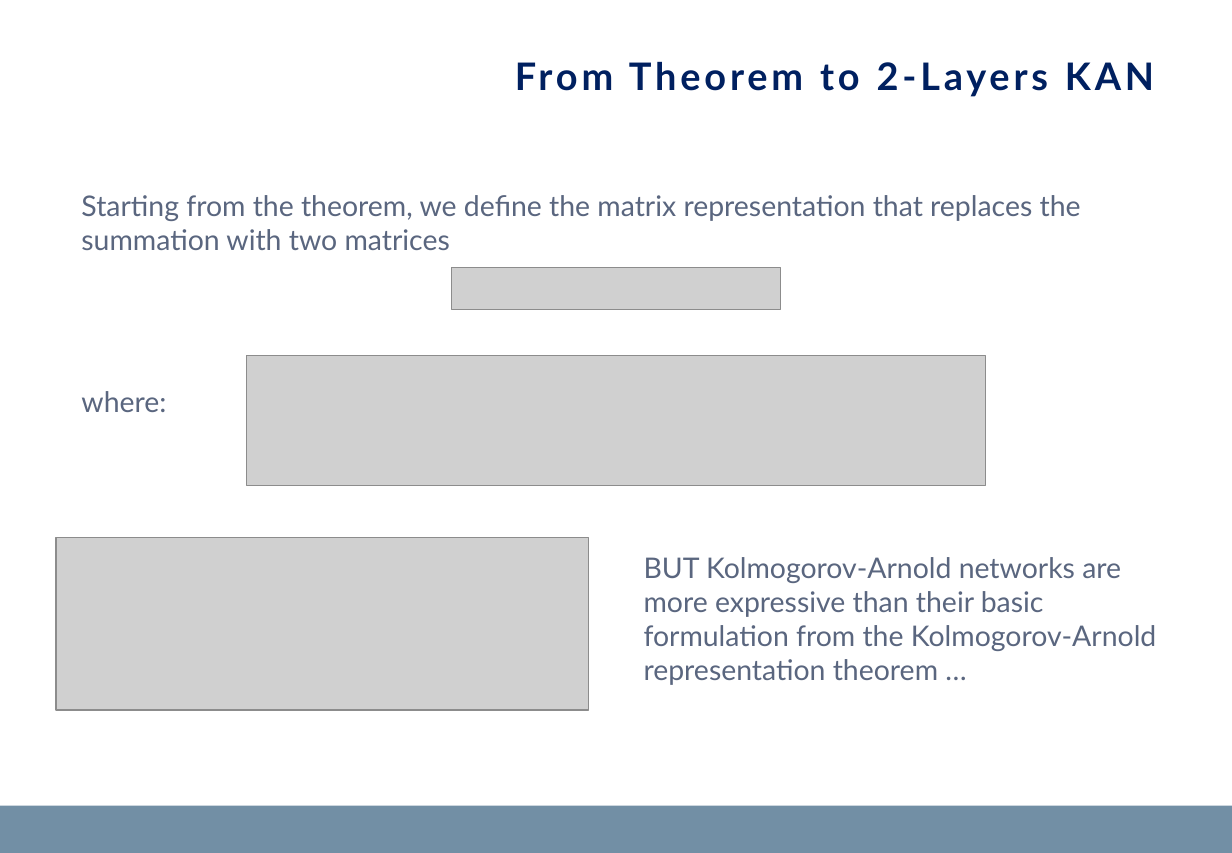
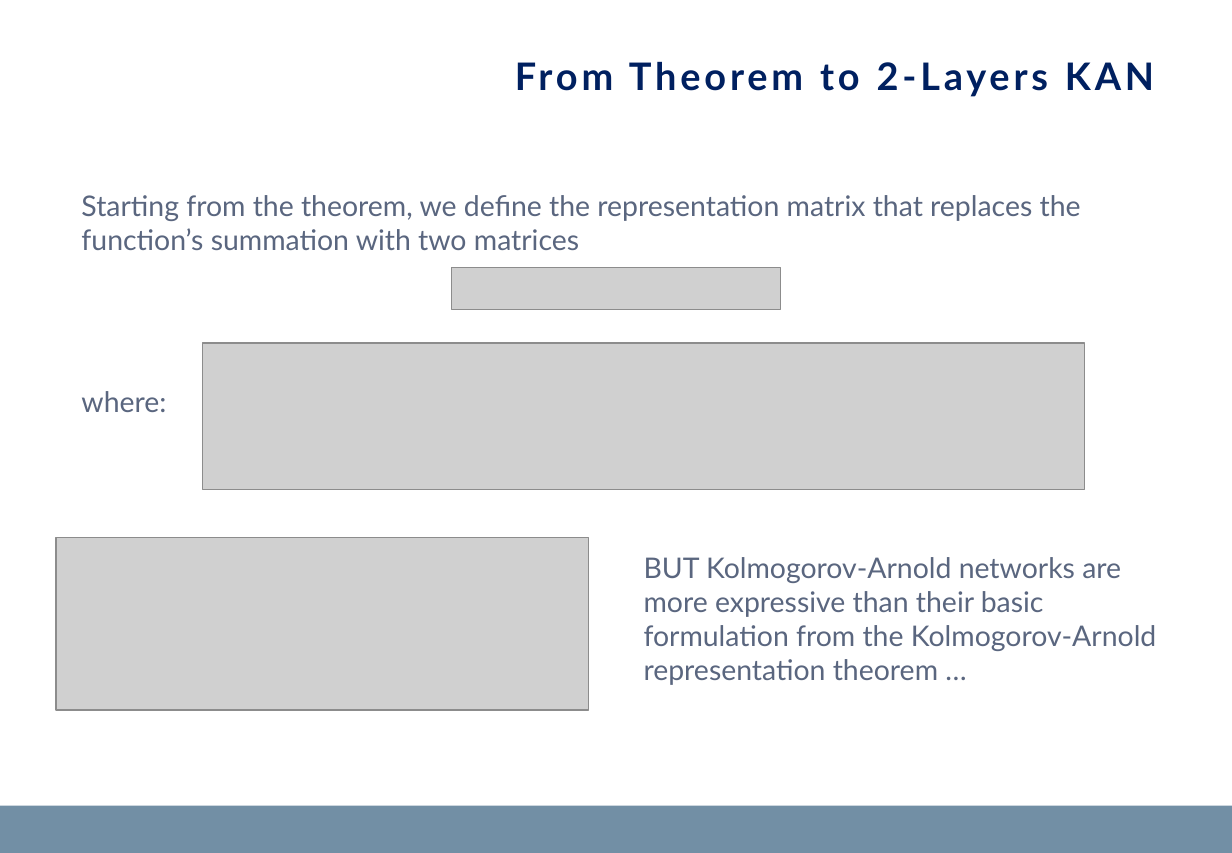
Before and after one commit to matteopasqual02/KAN-naml, a slide deck: slide 4 of KANs_presentation.pptx. Drawn at 1232x853 pixels with LibreOffice and Linux fonts; fonts in the diff are those of the drawing; grey boxes stand for pictures; background and template pictures are left out. Boxes give left, top, right and bottom in pixels: in the first picture for what was removed or moved away, otherwise in the second. Text is boxed around its words. In the diff, an @@ line names an element or a change of style, - is before the commit and + after.

```diff
--- a/KANs_presentation.pptx
+++ b/KANs_presentation.pptx
@@ text at [81, 195, 1081, 250]: text changed @@
-Starting from the theorem, we define the matrix representation that replaces the summation with two matrices
+Starting from the theorem, we define the representation matrix that replaces the function’s summation with two matrices
@@ picture: place and size @@
-picture at [247, 356, 986, 486]
+picture at [202, 344, 1084, 490]
```
Also in this commit, not shown: 9 other slides changed, 1 slide added, 2 other files.
